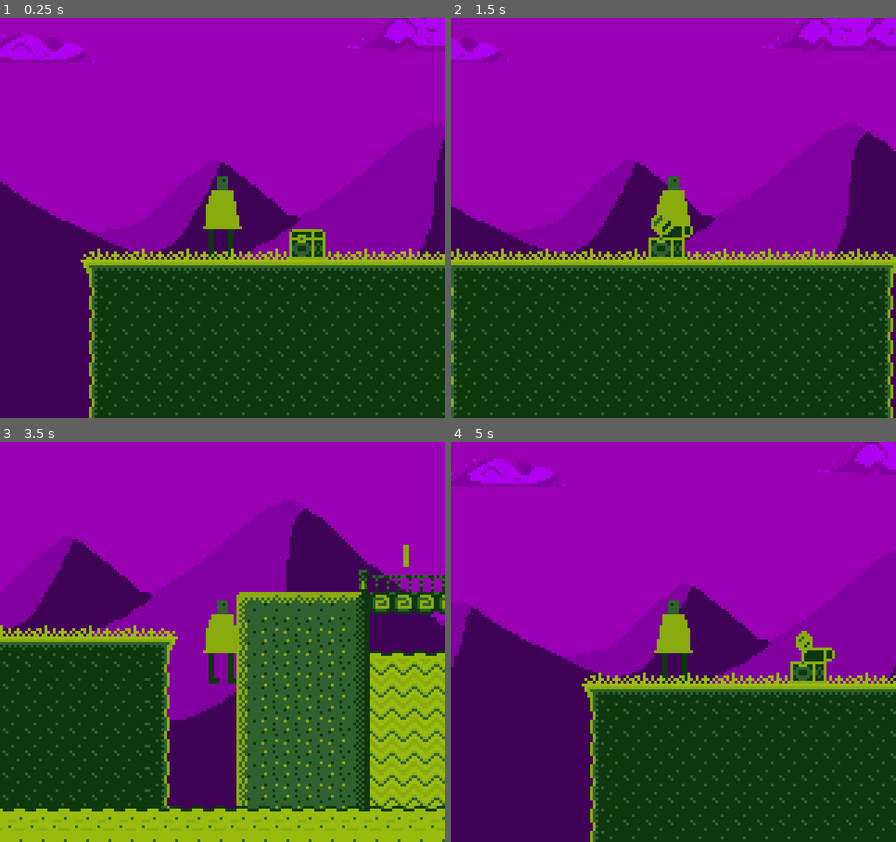
Above: before the commit, frames 1-4 (two rows, left to right).
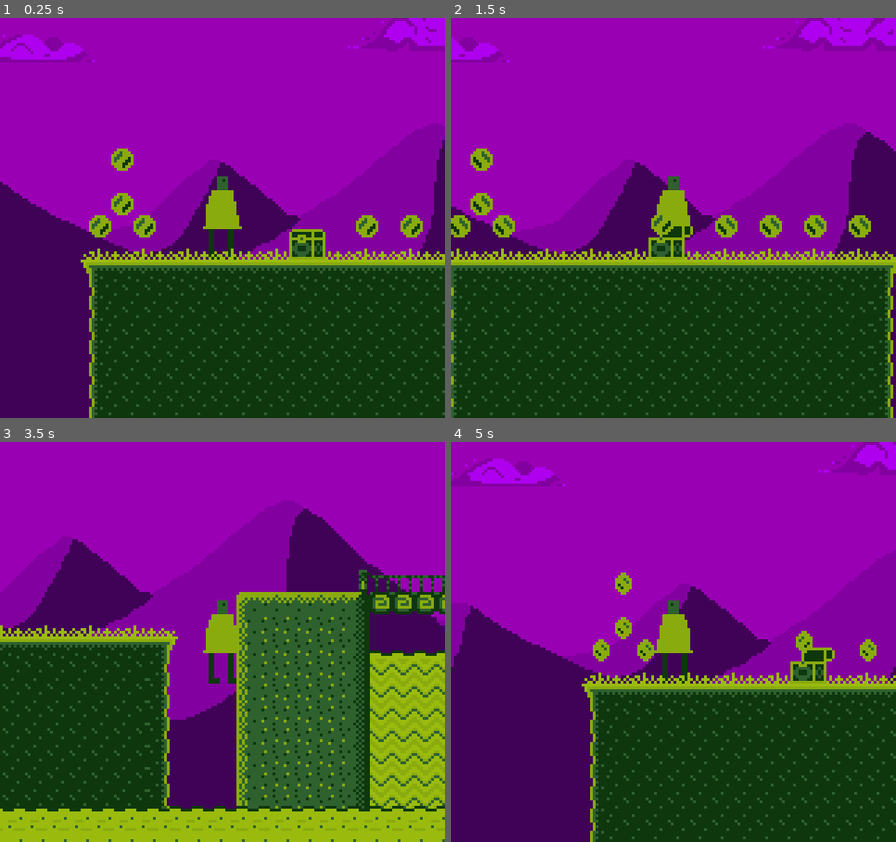
Above: after the commit, the same moments.

Repository: gutino/gamedev_studies
Game: Godot game, scene res://Assets/Levels/Level1/Level1.tscn
Two runs of this game, one before a commit and one after it. Both use one fixed random seed, a clock stepped at 60 frames per second and the inputs below.
Inputs:
- Up to frame 1 (0.25 s): no input
- Up to frame 2 (1.5 s): hold Right (ui_right) from 0.53 s (still down); tap Z (attack) at 0.6 s; tap Space (ui_accept) at 0.77 s; tap Shift (sprint) at 1.35 s
- Up to frame 3 (3.5 s): tap Space (ui_accept) at 1.52, 3.02 s; release Right (ui_right) at 2.03 s; hold Left (ui_left) 2.03-2.78 s; tap Z (attack) at 2.1 s; hold Right (ui_right) from 2.78 s (still down); tap Shift (sprint) at 2.85 s
- Up to frame 4 (5 s): tap Z (attack) at 3.6 s; tap Space (ui_accept) at 3.77, 4.52 s; release Right (ui_right) at 4.28 s; hold Left (ui_left) from 4.28 s (still down); tap Shift (sprint) at 4.35 s

The runs differ from the first frame. In frame 1, 1.4% of the frame differs, in the area x 20-95%, y 32-55%; in frame 2, 1.8%, in the area x 0-95%, y 32-55%; in frame 3, less than 0.1%; in frame 4, 0.8%.

Commit message:
Coin Spawner

Diff:
--- a/TMB_1/Assets/Levels/Level1/Level1.tscn
+++ b/TMB_1/Assets/Levels/Level1/Level1.tscn
@@ -1,7 +1,7 @@
 [gd_scene load_steps=9 format=2]
 
 [ext_resource path="res://Assets/Actors/Characters/OurGuy/OurGuy.tscn" type="PackedScene" id=1]
-[ext_resource path="res://Assets/Actors/PickUps/Coin/Coin.tscn" type="PackedScene" id=2]
+[ext_resource path="res://Assets/Objects/Utils/CoinSpawner/CoinSpawner.tscn" type="PackedScene" id=2]
 [ext_resource path="res://Assets/Levels/Level1/TileSetResource.tres" type="TileSet" id=3]
 [ext_resource path="res://Assets/Levels/Level1/BG01.png" type="Texture" id=4]
 [ext_resource path="res://Assets/Actors/PickUps/Chest/Chest.tscn" type="PackedScene" id=5]
@@ -69,9 +69,6 @@
 collision_mask = 0
 format = 1
 
-[node name="Coin" parent="." instance=ExtResource( 2 )]
-position = Vector2( 200.921, -24.5907 )
-
 [node name="ParallaxBackground" type="ParallaxBackground" parent="."]
 scroll_base_offset = Vector2( 0, -32 )
 scroll_limit_begin = Vector2( 0, -144 )
@@ -87,4 +84,30 @@
 
 [node name="Chest" parent="." instance=ExtResource( 5 )]
 position = Vector2( 32, 0 )
+
+[node name="Coins" type="Node2D" parent="."]
+
+[node name="CoinSpawner" parent="Coins" instance=ExtResource( 2 )]
+position = Vector2( 264, -24 )
+_Formation = 1
+
+[node name="CoinSpawner2" parent="Coins" instance=ExtResource( 2 )]
+position = Vector2( 328, -40 )
+_Formation = 1
+
+[node name="CoinSpawner3" parent="Coins" instance=ExtResource( 2 )]
+position = Vector2( 56, -8 )
+_Formation = 2
+
+[node name="CoinSpawner4" parent="Coins" instance=ExtResource( 2 )]
+position = Vector2( 384, 0 )
+_Formation = 3
+
+[node name="CoinSpawner5" parent="Coins" instance=ExtResource( 2 )]
+position = Vector2( 384, -64 )
+_Formation = 3
+
+[node name="CoinSpawner6" parent="Coins" instance=ExtResource( 2 )]
+position = Vector2( -40, -8 )
+_Formation = 4
 [connection signal="body_entered" from="KillPlane" to="KillPlane" method="_on_KillPlane_body_entered"]
--- /dev/null
+++ b/TMB_1/Assets/Objects/Utils/CoinSpawner/CoinSpawner.tscn
@@ -0,0 +1,18 @@
+[gd_scene load_steps=3 format=2]
+
+[ext_resource path="res://CoinSpawner.gd" type="Script" id=1]
+[ext_resource path="res://Assets/Actors/PickUps/Coin/Coin.tscn" type="PackedScene" id=2]
+
+[node name="CoinSpawner" type="Node2D"]
+script = ExtResource( 1 )
+
+[node name="Coin" parent="." instance=ExtResource( 2 )]
+
+[node name="Coin2" parent="." instance=ExtResource( 2 )]
+position = Vector2( 0, -24 )
+
+[node name="Coin3" parent="." instance=ExtResource( 2 )]
+position = Vector2( 24, -24 )
+
+[node name="Coin4" parent="." instance=ExtResource( 2 )]
+position = Vector2( 24, 0 )
--- /dev/null
+++ b/TMB_1/CoinSpawner.gd
@@ -0,0 +1,40 @@
+tool
+extends Node2D
+
+enum eFormation { BigSquare, SmlSquare, HorLine, VertLine, Triangle1 }
+
+export(eFormation) var _Formation := eFormation.BigSquare setget set_Formation
+
+func UpdateFormation()->void:
+	if (_Formation == eFormation.BigSquare):
+		$Coin2.transform.origin = Vector2(0,-24)
+		$Coin3.transform.origin = Vector2(24,-24)
+		$Coin4.transform.origin = Vector2(24,0)
+
+	elif (_Formation == eFormation.SmlSquare):
+		$Coin2.transform.origin = Vector2(0,-16)
+		$Coin3.transform.origin = Vector2(16,-16)
+		$Coin4.transform.origin = Vector2(16,0)
+
+	elif (_Formation == eFormation.VertLine):
+		$Coin2.transform.origin = Vector2(0,16)
+		$Coin3.transform.origin = Vector2(0,32)
+		$Coin4.transform.origin = Vector2(0,48)
+
+	elif (_Formation == eFormation.Triangle1):
+		$Coin2.transform.origin = Vector2(16,0)
+		$Coin3.transform.origin = Vector2(8,-8)
+		$Coin4.transform.origin = Vector2(8,-24)
+
+	else:
+		$Coin2.transform.origin = Vector2(16,0)
+		$Coin3.transform.origin = Vector2(32,0)
+		$Coin4.transform.origin = Vector2(48,0)
+
+func set_Formation(new_formation:int):
+	_Formation = new_formation
+	if(Engine.editor_hint):
+		self.UpdateFormation()
+
+func _ready():
+	UpdateFormation()
